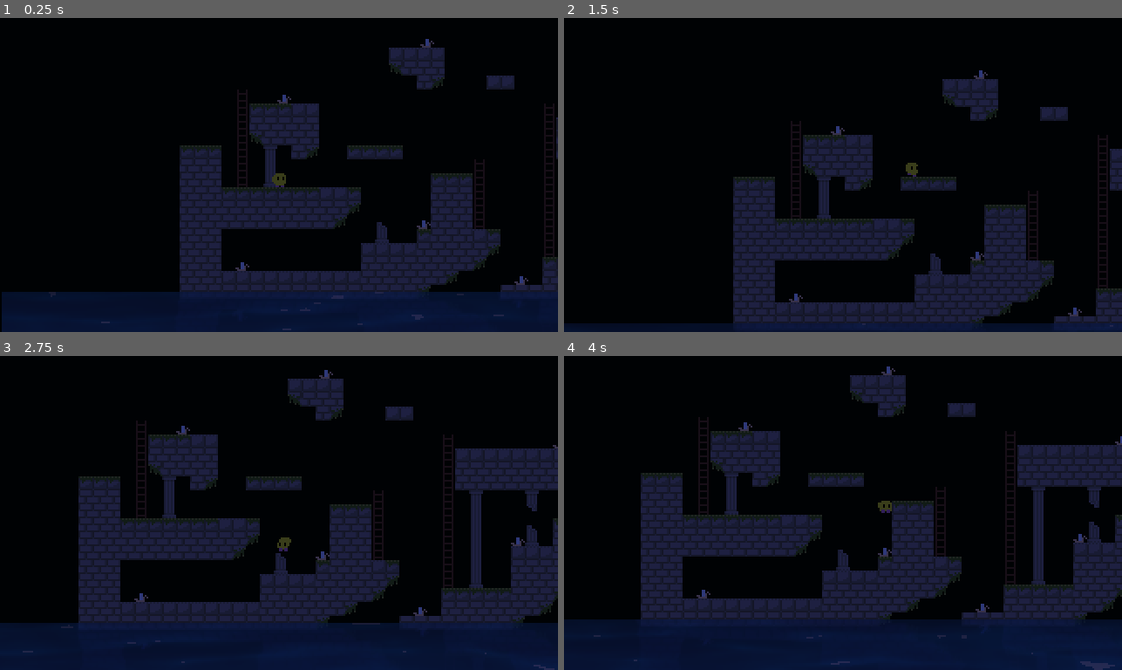
Above: before the commit, frames 1-4 (two rows, left to right).
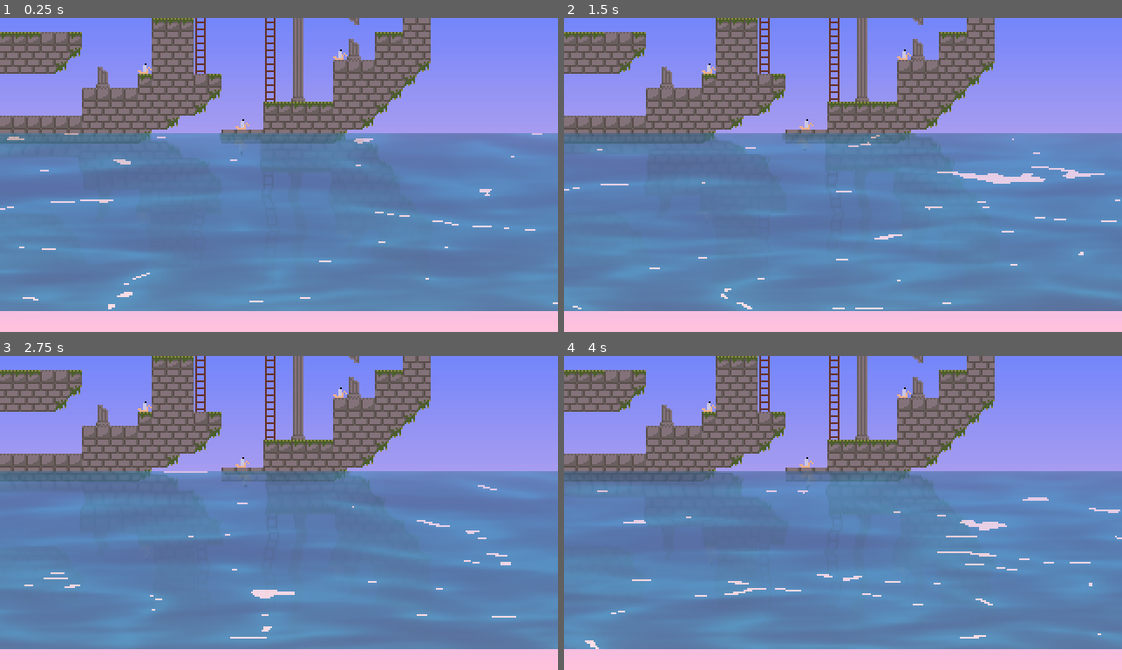
Above: after the commit, the same moments.

Repository: connerv/2d-platformer
Game: Godot game, scene res://scenes/world.tscn
Two runs of this game, one before a commit and one after it. Both use one fixed random seed, a clock stepped at 60 frames per second and the inputs below.
Inputs:
- Up to frame 1 (0.25 s): no input
- Up to frame 2 (1.5 s): hold D (move_right) from 0.53 s (still down); tap Space (jump) at 0.6, 0.77, 1.07 s; tap E (interact) at 1.35 s
- Up to frame 3 (2.75 s): tap Space (jump) at 1.52, 1.55, 1.82, 2.1 s; release D (move_right) at 2.03 s; hold A (move_left) from 2.03 s (still down)
- Up to frame 4 (4 s): release A (move_left) at 2.78 s; hold D (move_right) from 2.78 s (still down); tap E (interact) at 2.85 s; tap Space (jump) at 3.02, 3.05, 3.32, 3.6, 3.77 s

The runs differ from the first frame. In frame 1, 100% of the frame differs, in the area x 0-100%, y 0-100%; in frame 2, 100%; in frame 3, 100%; in frame 4, 100%.

Commit message:
reflections

Diff:
--- a/scenes/player.tscn
+++ b/scenes/player.tscn
@@ -3,6 +3,7 @@
 [ext_resource type="Texture2D" uid="uid://qa4qedu3wnv8" path="res://assets/sprites/player/player.png" id="1_3vyb7"]
 [ext_resource type="Script" uid="uid://dfwgkg86q4pdd" path="res://scripts/player.gd" id="1_g2els"]
 [ext_resource type="Script" uid="uid://cj5huwahf03cq" path="res://scripts/player_interact.gd" id="3_qhqgy"]
+[ext_resource type="Texture2D" uid="uid://dja5lo3df0nf5" path="res://assets/sprites/abilties/abilities.png" id="3_qlg0r"]
 [ext_resource type="Texture2D" uid="uid://c7ljvvbg5hcbp" path="res://assets/sprites/items/interact.png" id="4_dqkch"]
 
 [sub_resource type="AtlasTexture" id="AtlasTexture_dqkch"]
@@ -21,6 +22,30 @@
 atlas = ExtResource("1_3vyb7")
 region = Rect2(8, 16, 8, 8)
 
+[sub_resource type="AtlasTexture" id="AtlasTexture_4r5pv"]
+atlas = ExtResource("1_3vyb7")
+region = Rect2(0, 32, 8, 8)
+
+[sub_resource type="AtlasTexture" id="AtlasTexture_60mlk"]
+atlas = ExtResource("1_3vyb7")
+region = Rect2(8, 32, 8, 8)
+
+[sub_resource type="AtlasTexture" id="AtlasTexture_i4ail"]
+atlas = ExtResource("1_3vyb7")
+region = Rect2(16, 32, 8, 8)
+
+[sub_resource type="AtlasTexture" id="AtlasTexture_a38lo"]
+atlas = ExtResource("1_3vyb7")
+region = Rect2(24, 32, 8, 8)
+
+[sub_resource type="AtlasTexture" id="AtlasTexture_4ni07"]
+atlas = ExtResource("1_3vyb7")
+region = Rect2(32, 32, 8, 8)
+
+[sub_resource type="AtlasTexture" id="AtlasTexture_l71n6"]
+atlas = ExtResource("1_3vyb7")
+region = Rect2(40, 32, 8, 8)
+
 [sub_resource type="AtlasTexture" id="AtlasTexture_qhqgy"]
 atlas = ExtResource("1_3vyb7")
 region = Rect2(16, 0, 8, 8)
@@ -28,6 +53,22 @@
 [sub_resource type="AtlasTexture" id="AtlasTexture_qlg0r"]
 atlas = ExtResource("1_3vyb7")
 region = Rect2(24, 0, 8, 8)
+
+[sub_resource type="AtlasTexture" id="AtlasTexture_oprun"]
+atlas = ExtResource("3_qlg0r")
+region = Rect2(0, 0, 16, 16)
+
+[sub_resource type="AtlasTexture" id="AtlasTexture_a8ls1"]
+atlas = ExtResource("3_qlg0r")
+region = Rect2(16, 0, 16, 16)
+
+[sub_resource type="AtlasTexture" id="AtlasTexture_qfm1y"]
+atlas = ExtResource("3_qlg0r")
+region = Rect2(32, 0, 16, 16)
+
+[sub_resource type="AtlasTexture" id="AtlasTexture_fulsm"]
+atlas = ExtResource("3_qlg0r")
+region = Rect2(48, 0, 16, 16)
 
 [sub_resource type="AtlasTexture" id="AtlasTexture_tuyoq"]
 atlas = ExtResource("1_3vyb7")
@@ -83,6 +124,29 @@
 "loop": true,
 "name": &"crouch",
 "speed": 10.0
+}, {
+"frames": [{
+"duration": 1.0,
+"texture": SubResource("AtlasTexture_4r5pv")
+}, {
+"duration": 1.0,
+"texture": SubResource("AtlasTexture_60mlk")
+}, {
+"duration": 1.0,
+"texture": SubResource("AtlasTexture_i4ail")
+}, {
+"duration": 1.0,
+"texture": SubResource("AtlasTexture_a38lo")
+}, {
+"duration": 1.0,
+"texture": SubResource("AtlasTexture_4ni07")
+}, {
+"duration": 1.0,
+"texture": SubResource("AtlasTexture_l71n6")
+}],
+"loop": false,
+"name": &"drown",
+"speed": 5.0
 }, {
 "frames": [{
 "duration": 1.0,
@@ -102,6 +166,23 @@
 }, {
 "frames": [{
 "duration": 1.0,
+"texture": SubResource("AtlasTexture_oprun")
+}, {
+"duration": 1.0,
+"texture": SubResource("AtlasTexture_a8ls1")
+}, {
+"duration": 1.0,
+"texture": SubResource("AtlasTexture_qfm1y")
+}, {
+"duration": 1.0,
+"texture": SubResource("AtlasTexture_fulsm")
+}],
+"loop": true,
+"name": &"glide",
+"speed": 8.0
+}, {
+"frames": [{
+"duration": 1.0,
 "texture": SubResource("AtlasTexture_tuyoq")
 }],
 "loop": true,
@@ -151,15 +232,23 @@
 [node name="AnimSprite" type="AnimatedSprite2D" parent="." unique_id=1022620974]
 z_index = 1
 sprite_frames = SubResource("SpriteFrames_u8vuu")
-animation = &"climb"
-
-[node name="CollisionShape2D" type="CollisionShape2D" parent="." unique_id=1589376396]
-shape = SubResource("CapsuleShape2D_3vyb7")
-
-[node name="Camera2D" type="Camera2D" parent="." unique_id=1437829462]
+animation = &"drown"
+frame = 5
+frame_progress = 1.0
+
+[node name="Camera2D2" type="Camera2D" parent="." unique_id=368593670]
 position = Vector2(0, -1)
 position_smoothing_enabled = true
 drag_horizontal_enabled = true
+
+[node name="AnimSpriteReflection" type="AnimatedSprite2D" parent="." unique_id=159556171]
+sprite_frames = SubResource("SpriteFrames_u8vuu")
+animation = &"drown"
+frame = 5
+frame_progress = 1.0
+
+[node name="CollisionShape2D" type="CollisionShape2D" parent="." unique_id=1589376396]
+shape = SubResource("CapsuleShape2D_3vyb7")
 
 [node name="Area2D" type="Area2D" parent="." unique_id=1037849276]
 script = ExtResource("3_qhqgy")
--- a/scenes/world.tscn
+++ b/scenes/world.tscn
@@ -42,14 +42,26 @@
 shader_parameter/reflection_strength = 0.5
 shader_parameter/distortion_strength = 0.01
 shader_parameter/wave_speed = 0.35000000521542
-shader_parameter/reflection_fade = 0.5
+shader_parameter/reflection_fade = 0.749999983236
 shader_parameter/rect_height = 0.5
+
+[sub_resource type="RectangleShape2D" id="RectangleShape2D_k0juu"]
+size = Vector2(676, 91)
+
+[sub_resource type="Gradient" id="Gradient_k0juu"]
+offsets = PackedFloat32Array(0.0057971017, 1)
+colors = PackedColorArray(0.45882353, 0.5254902, 0.98039216, 1, 1, 0.7591745, 0.8677562, 1)
+
+[sub_resource type="GradientTexture2D" id="GradientTexture2D_71j4m"]
+gradient = SubResource("Gradient_k0juu")
 
 [node name="World" type="Node2D" unique_id=108848775]
 
-[node name="Player" parent="." unique_id=601265576 node_paths=PackedStringArray("ladder_tilemap") instance=ExtResource("1_nnsk1")]
+[node name="Player" parent="." unique_id=601265576 node_paths=PackedStringArray("ladder_tilemap", "ground_tilemap", "water_area") instance=ExtResource("1_nnsk1")]
 jump_force = -155.0
 ladder_tilemap = NodePath("../TileMapLayer")
+ground_tilemap = NodePath("../TileMapLayer")
+water_area = NodePath("../Water/Water")
 
 [node name="TileMapLayer" type="TileMapLayer" parent="." unique_id=1280965743]
 position = Vector2(-1, 0)
@@ -59,6 +71,7 @@
 physics_quadrant_size = 8
 
 [node name="Background" type="Sprite2D" parent="." unique_id=38603644]
+visible = false
 modulate = Color(0.0011271432, 0.03382985, 0.03332782, 1)
 z_index = -1
 position = Vector2(-331, -219)
@@ -90,8 +103,12 @@
 [node name="Candle7" parent="." unique_id=1991295079 instance=ExtResource("3_4wyf3")]
 position = Vector2(85, -76)
 
-[node name="CanvasModulate" type="CanvasModulate" parent="." unique_id=202240378]
+[node name="Night" type="CanvasModulate" parent="." unique_id=202240378]
+visible = false
 color = Color(0.2291616, 0.25386593, 0.48114577, 1)
+
+[node name="Day" type="CanvasModulate" parent="." unique_id=1617111289]
+color = Color(1, 0.9019608, 0.9019608, 1)
 
 [node name="ColorRect2" type="ColorRect" parent="." unique_id=558984212]
 visible = false
@@ -102,10 +119,27 @@
 offset_bottom = 68.0
 color = Color(0.023529412, 0.05490196, 0.15294118, 1)
 
-[node name="ColorRect" type="ColorRect" parent="." unique_id=1282765056]
-z_index = 1
+[node name="Water" type="ColorRect" parent="." unique_id=1282765056]
 material = SubResource("ShaderMaterial_k0juu")
-offset_left = -159.0
-offset_top = 68.0
-offset_right = 338.0
-offset_bottom = 155.0
+offset_left = -254.0
+offset_top = 66.0
+offset_right = 422.0
+offset_bottom = 168.0
+
+[node name="Water" type="Area2D" parent="Water" unique_id=498847353]
+
+[node name="CollisionShape2D" type="CollisionShape2D" parent="Water/Water" unique_id=668671833]
+position = Vector2(338, 48.5)
+shape = SubResource("RectangleShape2D_k0juu")
+
+[node name="CanvasLayer" type="CanvasLayer" parent="." unique_id=1480269604]
+layer = -1
+
+[node name="Sky" type="TextureRect" parent="CanvasLayer" unique_id=1727722764]
+z_index = -1
+offset_left = 320.01382
+offset_top = 0.16374683
+offset_right = 500.0144
+offset_bottom = 480.0379
+rotation = 1.5707964
+texture = SubResource("GradientTexture2D_71j4m")
--- a/scripts/player.gd
+++ b/scripts/player.gd
@@ -10,23 +10,41 @@
 @export var ground_deceleration: float = 800.0
 @export var air_acceleration: float = 300.0
 @export var climb_speed: float = 40.0
+@export var can_glide: bool = true
+@export var glide_fall_speed: float = 20.0
 @export var ladder_tilemap: TileMapLayer
+@export var ground_tilemap: TileMapLayer
+@export var water_area: Area2D
+
+const TILE_SIZE: int = 8
+const DROWN_DURATION: float = 1.2
 
 var coyote_timer: float = 0.0
 var jump_buffer_timer: float = 0.0
 var was_on_floor: bool = false
 var just_jumped: bool = false
+var is_drowning: bool = false
+var last_ground_tile: Vector2 = Vector2.ZERO
 
 @onready var anim: AnimatedSprite2D = $AnimSprite
+@onready var anim_reflection: AnimatedSprite2D = $AnimSpriteReflection
+
+func _ready() -> void:
+	last_ground_tile = global_position
+	if water_area:
+		water_area.body_entered.connect(_on_water_entered)
 
 func _physics_process(delta: float) -> void:
+	if is_drowning:
+		return
+
 	if _is_on_ladder() and Input.is_action_pressed("move_up"):
-		velocity.y = -climb_speed
-		var dir := Input.get_axis("move_left", "move_right")
-		velocity.x = dir * crouch_speed
+		velocity = Vector2(Input.get_axis("move_left", "move_right") * crouch_speed, -climb_speed)
 		move_and_slide()
-		anim.play("climb")
-		#_update_animation()
+		_play("climb")
+		return
+
+	if _try_glide(delta):
 		return
 
 	if not is_on_floor():
@@ -34,15 +52,72 @@
 	_tick_timers(delta)
 	_handle_movement(delta)
 	_handle_jump()
+
+	if is_on_floor():
+		_try_save_ground_position()
+
 	was_on_floor = is_on_floor()
 	move_and_slide()
 	_update_animation()
 
+# Plays animation on both sprites and syncs flip
+func _play(anim_name: String) -> void:
+	anim.play(anim_name)
+	anim_reflection.play(anim_name)
+	anim_reflection.flip_h = anim.flip_h
+
+func _try_save_ground_position() -> void:
+	var snapped := Vector2(
+		floor(global_position.x / TILE_SIZE) * TILE_SIZE + TILE_SIZE / 2.0,
+		floor(global_position.y / TILE_SIZE) * TILE_SIZE
+	)
+	if _is_solid_ground_below(snapped):
+		last_ground_tile = snapped + Vector2(0, 4)
+
+func _is_solid_ground_below(snapped_pos: Vector2) -> bool:
+	if ground_tilemap == null:
+		return true
+	var check_pos := snapped_pos + Vector2(0, TILE_SIZE)
+	var tile_pos := ground_tilemap.local_to_map(ground_tilemap.to_local(check_pos))
+	return ground_tilemap.get_cell_tile_data(tile_pos) != null
+
+func _on_water_entered(body: Node) -> void:
+	if body == self and not is_drowning:
+		_start_drown()
+
+func _start_drown() -> void:
+	is_drowning = true
+	velocity = Vector2.ZERO
+	anim.play("drown")
+	# Reflection sprite doesn't need to play drown — hide it
+	anim_reflection.visible = false
+	await get_tree().create_timer(DROWN_DURATION).timeout
+	_respawn()
+
+func _respawn() -> void:
+	global_position = last_ground_tile
+	velocity = Vector2.ZERO
+	is_drowning = false
+	anim_reflection.visible = true
+	_play("idle")
+
+func _try_glide(delta: float) -> bool:
+	if is_on_floor() or not can_glide or not (velocity.y >= glide_fall_speed and Input.is_action_pressed("move_up")):
+		return false
+	velocity.y = glide_fall_speed
+	_tick_timers(delta)
+	_handle_movement(delta)
+	if velocity.x != 0:
+		anim.flip_h = velocity.x < 0
+	was_on_floor = false
+	move_and_slide()
+	_play("glide")
+	return true
+
 func _is_on_ladder() -> bool:
 	if ladder_tilemap == null:
 		return false
-	var tile_pos := ladder_tilemap.local_to_map(ladder_tilemap.to_local(global_position))
-	var data := ladder_tilemap.get_cell_tile_data(tile_pos)
+	var data := ladder_tilemap.get_cell_tile_data(ladder_tilemap.local_to_map(ladder_tilemap.to_local(global_position)))
 	return data != null and data.get_custom_data("is_ladder")
 
 func _tick_timers(delta: float) -> void:
@@ -52,26 +127,17 @@
 		coyote_timer = 0.0
 	else:
 		coyote_timer -= delta
-
-	if Input.is_action_just_pressed("jump"):
-		jump_buffer_timer = jump_buffer_time
-	else:
-		jump_buffer_timer -= delta
+	jump_buffer_timer = jump_buffer_time if Input.is_action_just_pressed("jump") else jump_buffer_timer - delta
 
 func _handle_movement(delta: float) -> void:
 	var dir := Input.get_axis("move_left", "move_right")
-	#var crouching := Input.is_action_pressed("crouch") and is_on_floor()
-	var target_speed := dir * move_speed#(crouch_speed if crouching else move_speed)
 	if dir != 0:
-		var accel := ground_acceleration if is_on_floor() else air_acceleration
-		velocity.x = move_toward(velocity.x, target_speed, accel * delta)
+		velocity.x = move_toward(velocity.x, dir * move_speed, (ground_acceleration if is_on_floor() else air_acceleration) * delta)
 	elif is_on_floor():
 		velocity.x = move_toward(velocity.x, 0.0, ground_deceleration * delta)
 
 func _handle_jump() -> void:
-	var can_jump := is_on_floor() or coyote_timer > 0.0
-	var wants_jump := jump_buffer_timer > 0.0
-	if can_jump and wants_jump:
+	if (is_on_floor() or coyote_timer > 0.0) and jump_buffer_timer > 0.0:
 		velocity.y = jump_force
 		coyote_timer = 0.0
 		jump_buffer_timer = 0.0
@@ -83,15 +149,10 @@
 	if velocity.x != 0:
 		anim.flip_h = velocity.x < 0
 	if not is_on_floor():
-		if velocity.y < 0:
-			anim.play("jump")
-		elif velocity.y > 70:
-			anim.play("fall-fast")
-		else:
-			anim.play("fall")
+		_play("jump" if velocity.y < 0 else ("fall-fast" if velocity.y > 70 else "fall"))
 	elif Input.is_action_pressed("move_down") and velocity.x == 0:
-		anim.play("crouch")
+		_play("crouch")
 	elif velocity.x != 0:
-		anim.play("walk")
+		_play("walk")
 	else:
-		anim.play("idle")
+		_play("idle")
Binary file removed: assets/sprites/items/ladder.png
Not shown, removed: assets/sprites/items/ladder.png.import
Binary file changed: assets/sprites/player/player.png
